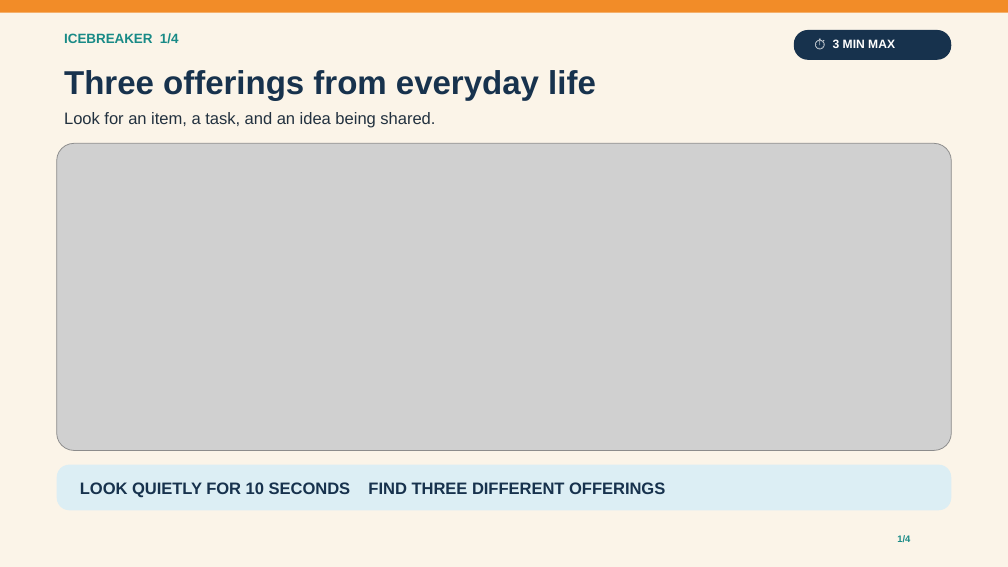
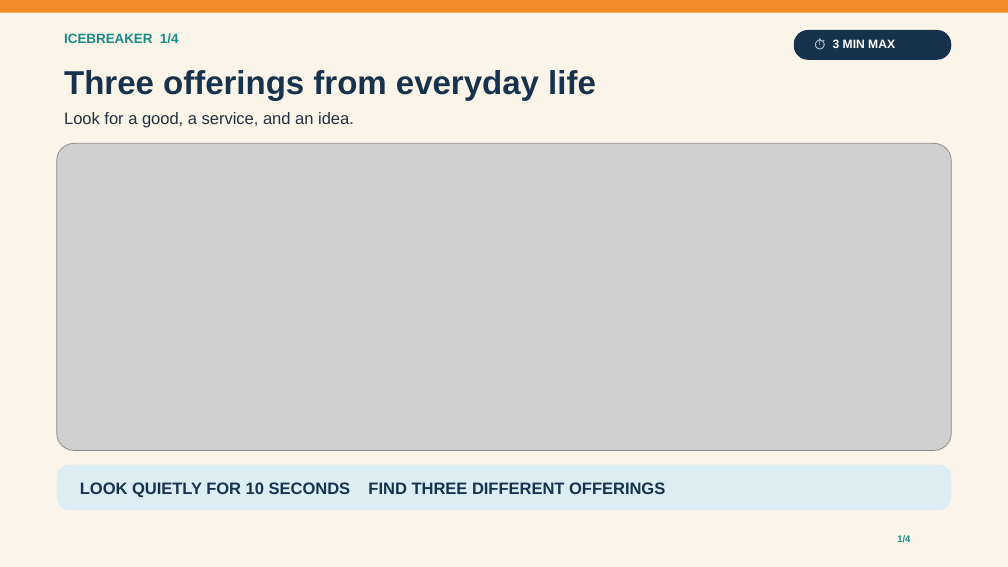
Before and after one commit to pzg8794/teaching-placement, a slide deck: slide 1 of second-placement/planning/2026-09-18-Friday-Icebreaker-Goods-Services-Ideas-Revised-v2.pptx. Drawn at 1008x567 pixels with LibreOffice and Linux fonts; fonts in the diff are those of the drawing; grey boxes stand for pictures. Boxes give left, top, right and bottom in pixels: in the first picture for what was removed or moved away, otherwise in the second. Text is boxed around its words. In the diff, an @@ line names an element or a change of style, - is before the commit and + after.

```diff
--- a/second-placement/planning/2026-09-18-Friday-Icebreaker-Goods-Services-Ideas-Revised-v2.pptx
+++ b/second-placement/planning/2026-09-18-Friday-Icebreaker-Goods-Services-Ideas-Revised-v2.pptx
@@ text at [64, 112, 354, 128]: text changed @@
-Look for an item, a task, and an idea being shared.
+Look for a good, a service, and an idea.
```
Also in this commit, not shown: 3 other slides changed, 2 other files.
